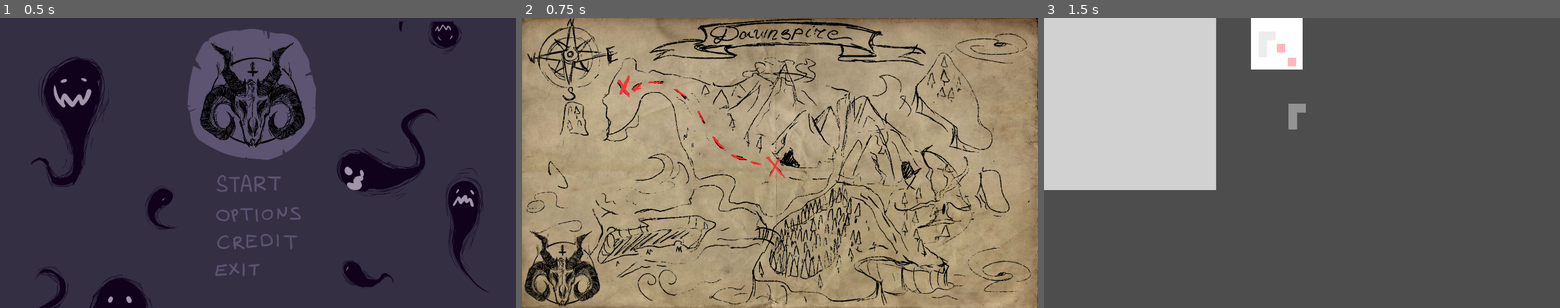
Above: before the commit, frames 1-3 (left to right).
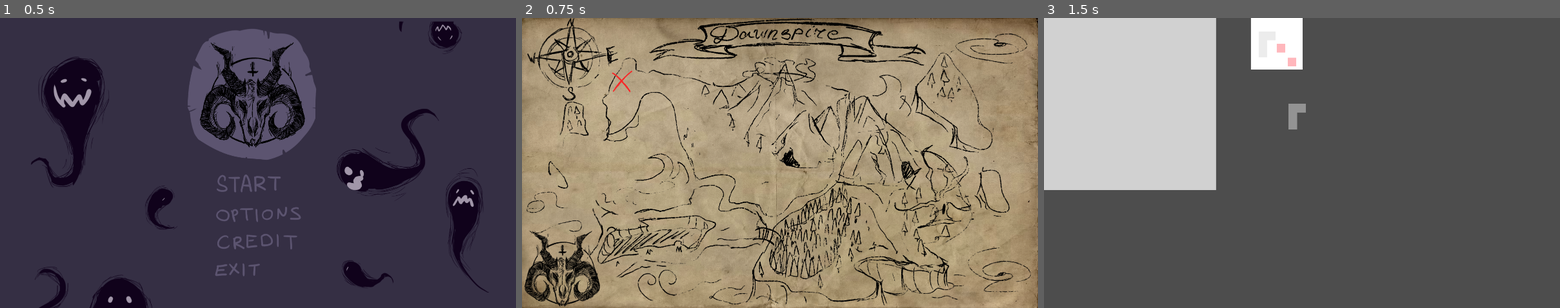
Above: after the commit, the same moments.

Repository: rrebane/ld-54-chelys
Game: Godot game, scene res://ui/main_menu.tscn
Same seed, same stepped clock (60 frames per second), same inputs: the game is played once before the commit and once after it.
Inputs (mouse positions are in pixels of both pictures, inside the frame that each line leads up to):
- Up to frame 1 (0.5 s): no input
- Up to frame 2 (0.75 s): click (780, 183) at 0.5 s
- Up to frame 3 (1.5 s): tap Enter at 1.25 s; move the mouse to (1415, 148) at 1.27 s; tap Space (continue) at 1.35 s; click (1415, 148) at 1.42 s

Frame 1 is identical in both runs. In frame 2, 0.6% of the frame differs, in the area x 16-75%, y 18-80%; in frame 3, nothing differs.

Commit message:
Improve stage select

Diff:
--- a/scenes/stage_select.gd
+++ b/scenes/stage_select.gd
@@ -19,3 +19,13 @@
 			}
 		SceneSwitcher.goto_scene("res://scenes/dungeon.tscn", config)
 		pass # Replace with function body.
+
+
+func _on_texture_rect_mouse_entered():
+	$AnimationPlayer.play("hover")
+	pass # Replace with function body.
+
+
+func _on_texture_rect_mouse_exited():
+	$AnimationPlayer.stop()
+	pass # Replace with function body.
--- a/scenes/stage_select.tscn
+++ b/scenes/stage_select.tscn
@@ -1,8 +1,46 @@
-[gd_scene load_steps=4 format=3 uid="uid://bwmdxx3qnl4u5"]
+[gd_scene load_steps=8 format=3 uid="uid://bwmdxx3qnl4u5"]
 
 [ext_resource type="Script" path="res://scenes/stage_select.gd" id="1_p1yuq"]
 [ext_resource type="Theme" uid="uid://b1rse5hojok5d" path="res://assets/ui_themes/Default.tres" id="2_mdue7"]
-[ext_resource type="Texture2D" uid="uid://bja70pg8vo3li" path="res://assets/graphics/backgrounds/ScreenSelectBg.PNG" id="3_6m6hk"]
+[ext_resource type="Texture2D" uid="uid://b8bbn5w0t0pi1" path="res://assets/graphics/backgrounds/stage_select_bg.PNG" id="3_56qdi"]
+[ext_resource type="Texture2D" uid="uid://wc1e0an4i1ga" path="res://assets/graphics/backgrounds/stage_select_cross.PNG" id="4_ghdmq"]
+
+[sub_resource type="Animation" id="Animation_c1uwv"]
+resource_name = "hover"
+loop_mode = 1
+tracks/0/type = "value"
+tracks/0/imported = false
+tracks/0/enabled = true
+tracks/0/path = NodePath("CanvasLayer/TextureRect/TextureRect:scale")
+tracks/0/interp = 1
+tracks/0/loop_wrap = true
+tracks/0/keys = {
+"times": PackedFloat32Array(0, 0.6),
+"transitions": PackedFloat32Array(1, 1),
+"update": 0,
+"values": [Vector2(1, 1), Vector2(1.2, 1.2)]
+}
+
+[sub_resource type="Animation" id="Animation_ulkn3"]
+length = 0.001
+tracks/0/type = "value"
+tracks/0/imported = false
+tracks/0/enabled = true
+tracks/0/path = NodePath("CanvasLayer/TextureRect/TextureRect:scale")
+tracks/0/interp = 1
+tracks/0/loop_wrap = true
+tracks/0/keys = {
+"times": PackedFloat32Array(0),
+"transitions": PackedFloat32Array(1),
+"update": 0,
+"values": [Vector2(1, 1)]
+}
+
+[sub_resource type="AnimationLibrary" id="AnimationLibrary_uoskc"]
+_data = {
+"RESET": SubResource("Animation_ulkn3"),
+"hover": SubResource("Animation_c1uwv")
+}
 
 [node name="StageSelect" type="Node2D"]
 script = ExtResource("1_p1yuq")
@@ -39,13 +77,22 @@
 anchor_bottom = 1.0
 grow_horizontal = 2
 grow_vertical = 2
-texture = ExtResource("3_6m6hk")
+texture = ExtResource("3_56qdi")
 
-[node name="DungeonButton" type="Control" parent="CanvasLayer/TextureRect"]
-anchors_preset = 0
-offset_left = 345.0
-offset_top = 205.0
-offset_right = 426.0
-offset_bottom = 286.0
+[node name="TextureRect" type="TextureRect" parent="CanvasLayer/TextureRect"]
+layout_mode = 0
+offset_left = 326.0
+offset_top = 191.0
+offset_right = 418.0
+offset_bottom = 283.0
+texture = ExtResource("4_ghdmq")
+expand_mode = 1
 
-[connection signal="gui_input" from="CanvasLayer/TextureRect/DungeonButton" to="." method="_on_dungeon_button_gui_input"]
+[node name="AnimationPlayer" type="AnimationPlayer" parent="."]
+libraries = {
+"": SubResource("AnimationLibrary_uoskc")
+}
+
+[connection signal="gui_input" from="CanvasLayer/TextureRect/TextureRect" to="." method="_on_dungeon_button_gui_input"]
+[connection signal="mouse_entered" from="CanvasLayer/TextureRect/TextureRect" to="." method="_on_texture_rect_mouse_entered"]
+[connection signal="mouse_exited" from="CanvasLayer/TextureRect/TextureRect" to="." method="_on_texture_rect_mouse_exited"]
Binary file removed: assets/graphics/backgrounds/ScreenSelectBg.PNG
Binary file added: assets/graphics/backgrounds/stage_select_bg.PNG
Not shown, changed: assets/graphics/backgrounds/stage_select_bg.PNG.import
Binary file added: assets/graphics/backgrounds/stage_select_cross.PNG
Not shown, added: assets/graphics/backgrounds/stage_select_cross.PNG.import
Not shown, added: assets/graphics/backgrounds/staF1FD.tmp
